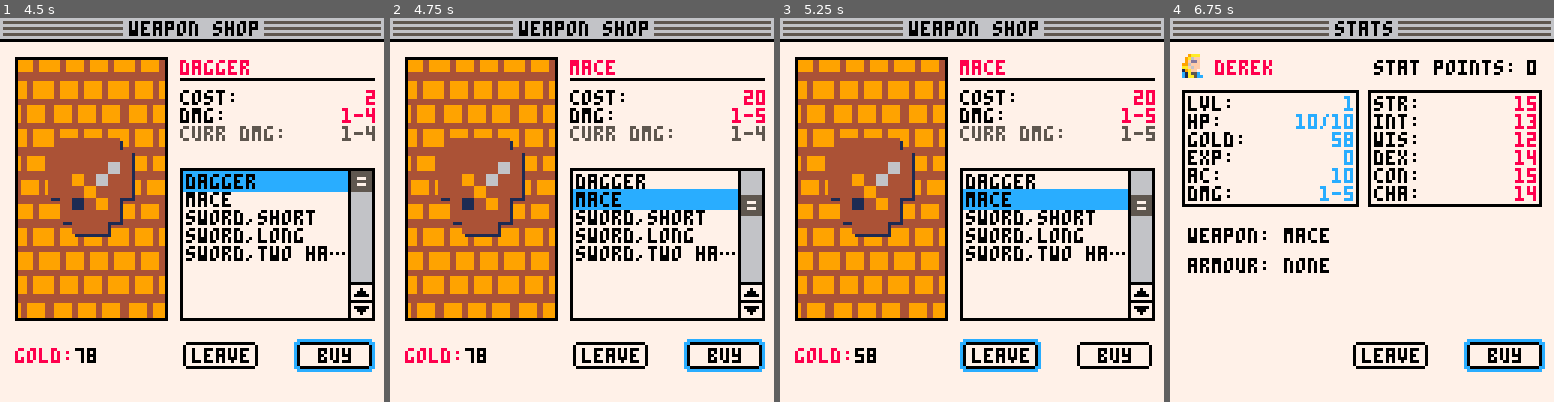
Above: before the commit, frames 1-4 (left to right).
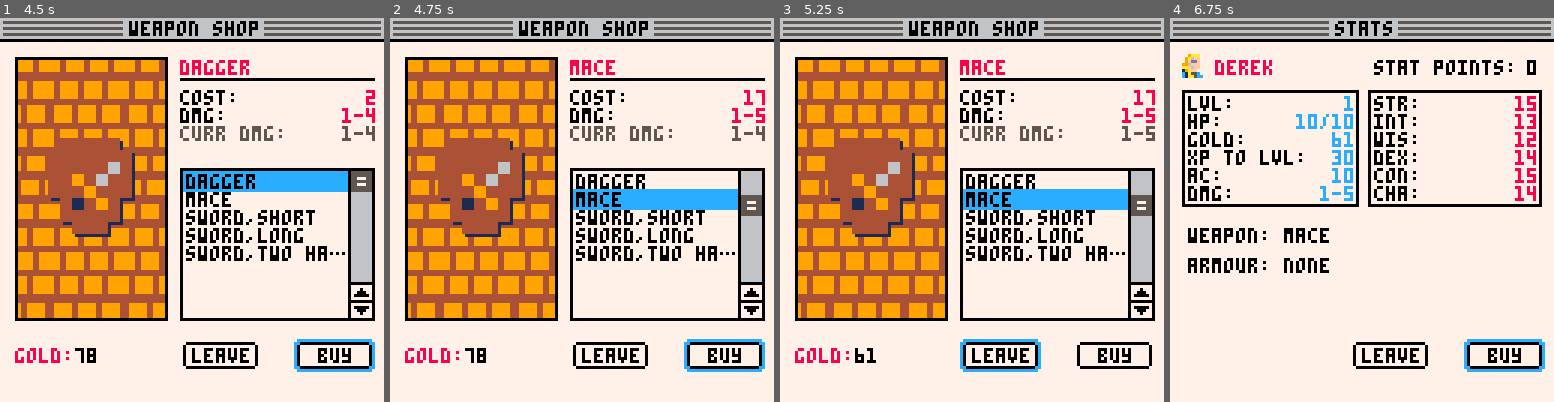
Above: after the commit, the same moments.

Repository: jessekremer/siege-of-darkwood
Game: PICO-8 cartridge siege_of_darkwood.p8
Two runs of this game, one before a commit and one after it. Both use one fixed random seed, a clock stepped at 60 frames per second and the inputs below.
Inputs:
- Up to frame 1 (4.5 s): tap O (Z key) at 0.33, 0.7, 1.43, 2.22, 3.1, 3.98 s; tap X (X key) at 1.07, 2.07, 2.4, 2.73, 3.07, 3.4, 3.73, 4.07, 4.4 s; hold Left 1.97-2.37 s; hold Down 2.42-2.82 s; hold Right 2.87-3.53 s; hold Up 3.58-4.08 s; hold Right from 4.13 s (still down)
- Up to frame 2 (4.75 s): release Right at 4.53 s; hold Down from 4.58 s (still down); tap X (X key) at 4.73 s
- Up to frame 3 (5.25 s): tap O (Z key) at 4.87 s; tap X (X key) at 5.07 s; release Down at 5.08 s; hold Left from 5.13 s (still down)
- Up to frame 4 (6.75 s): tap X (X key) every 0.33 s from 5.4 to 6.73 s; tap O (Z key) at 5.75, 6.63 s; release Left at 5.8 s; hold Up 5.85-6.18 s; hold Left 6.23-6.63 s; hold Down from 6.68 s (still down)

Frame 1 is identical in both runs. In frame 2, less than 0.1% of the frame differs, in the area x 92-97%, y 18-23%; in frame 3, 0.1%; in frame 4, 0.5%, in the area x 4-48%, y 29-39%.

Commit message:
Reworked bonus function to save tokens. Added xp and shop discounts based on wisdom and charisma bonuses. Replaced scroll bar arrows with sprites.

Diff:
--- a/siege_of_darkwood.p8
+++ b/siege_of_darkwood.p8
@@ -34,7 +34,7 @@
 		bs="c"
 		}
 	reset_plyr=plyr
-	save_plyr=plyr
+	save_plyr={}
 	save_fmap={}
 	save_wave=1
 
@@ -42,6 +42,8 @@
 	wave=1
 	wave_reset=true
 	wave_adv=false
+
+	lvl_up={0,30,60,180,380,750,900,1100,1400,1600,2100,1500,2000,2000,2500,3000,3000,4000,4000,5000,9999}
 
 	temple={
 		{desc="cure light wounds",gold=2,val="4",stat="hp"},
@@ -276,7 +278,8 @@
 			print(list[l].desc,60,14,8)
 			--stats
 			print("cost:",60,24,0)
-			print(list[l].gold,126-#tostr(list[l].gold)*4,24,8)
+			g=ceil(list[l].gold*(1-bonus(plyr.cha)/10))
+			print(g,126-#tostr(g)*4,24,8)
 			print(list[l].stat..":",60,30,0)
 			print(list[l].val,126-#list[l].val*4,30,8)
 			print("curr "..list[l].stat..":",60,36,5)
@@ -299,20 +302,7 @@
 	p=list_pos+list_start-1
 
 	--scroll icon
-	--spr(18,117,55+36*((p-2)/#list))
 	scroll_bar(117,51,40)
-	--scroll arrows
-	--up
-	line(118,92,120,90,0)
-	line(122,92,120,90,0)
-	line(118,92,122,92,0)
-	pset(120,91,0)
-
-	--down
-	line(118,96,120,98,0)
-	line(122,96,120,98,0)
-	line(118,96,122,96,0)
-	pset(120,97,0)
 
 	--line under title
 	line(60,20,124,20,0)
@@ -333,7 +323,8 @@
 	if (but_pos==2) then
 		button(101,110,"buy",true)
 		v=list[p].val
-		if (select and plyr.gold-list[p].gold>=0 and plyr.dmg != v) then
+		lg=ceil(list[p].gold*(1-bonus(plyr.cha)/10))
+		if (select and plyr.gold-lg>=0 and plyr.dmg != v) then
 			if (title=="weapon shop") then
 				plyr.dmg=v
 				plyr.d=tonum(sub(v,3))
@@ -367,7 +358,7 @@
 					plyr.curr_hp=plyr.hp
 				end
 			end
-			plyr.gold-=list[p].gold
+			plyr.gold-=lg
 		end
 	else
 		button(101,110,"buy",false)
@@ -412,6 +403,13 @@
 	if(scy>y+h-10) scy=y+h-10
 	--if(list_pos+list_start==list_limit) scy=y+h-10
 	spr(18,x,scy)
+
+    palt(0,false)
+    palt(14,true)
+	spr(43,x+1,y+h-1)
+	spr(44,x+1,y+h+5)
+	palt(0,true)
+    palt(14,false)
 end
 
 -->8
@@ -506,6 +504,21 @@
 	spr(s,x,y)
 end
 
+function deepcopy(orig)
+    local orig_type = type(orig)
+    local copy
+    if orig_type == 'table' then
+        copy = {}
+        for orig_key, orig_value in next, orig, nil do
+            copy[deepcopy(orig_key)] = deepcopy(orig_value)
+        end
+        setmetatable(copy, deepcopy(getmetatable(orig)))
+    else -- number, string, boolean, etc
+        copy = orig
+    end
+    return copy
+end
+
 -->8
 --field
 function field()
@@ -572,9 +585,11 @@
 end
 
 function field_active()
+	pal(10,9)
+	sspr(106,16,16,16,spc*(field_pos-1)+2,7)
+	pal()
 	rect(3,24,124,113,10)
 	--rect(spc*(field_pos-1)+1,8,spc*(field_pos-1)+14,21,0)
-	--sspr( 106, 16, 16, 16, spc*(field_pos-1)+1,8)
 	f=fmap[plyr.x][plyr.y]
 	if (f.type=="e") then
 		fx=#f.mobs/2-0.5
@@ -595,15 +610,16 @@
 function control_field()
 	select=false
 	if(btnp(⬆️)) fmenu=true
-	if(btnp(⬅️) and field_pos>0) field_pos-=1
-	if(btnp(⬅️) and field_pos<1) field_pos=8
-	if(btnp(➡️) and field_pos<9) field_pos+=1
-	if(btnp(➡️) and field_pos==9) field_pos=1
+	if(btnp(⬅️) and field_pos>0) field_pos-=1 sfx(1)
+	if(btnp(⬅️) and field_pos<1) field_pos=8 sfx(1)
+	if(btnp(➡️) and field_pos<9) field_pos+=1 sfx(1)
+	if(btnp(➡️) and field_pos==9) field_pos=1 sfx(1)
 	if(btnp(🅾️)) then
 		shop=field_pos
 		gamestate=3
 		field_x=60
 		field_y=81
+		sfx(3)
 	end
 	if(btnp(❎)) then
 		wave_adv=true
@@ -669,21 +685,25 @@
 			fmenu=false
 			fpos=1
 		end
-		if(btnp(⬆️) and fpos>1) fpos-=1
-		if(btnp(⬇️) and fpos<#o) fpos+=1
+		if(btnp(⬆️) and fpos>1) fpos-=1 sfx(0)
+		if(btnp(⬇️) and fpos<#o) fpos+=1 sfx(0)
 	elseif(blist) then
 		if(btnp(⬆️)) then
 				if (list_pos>list_min) then
 					list_pos-=1
+					sfx(2)
 				end
 		elseif(btnp(⬇️)) then
 				if (list_pos+list_start-1<list_limit) then
 					list_pos+=1
+					sfx(2)
 				end
 		elseif(btnp(⬅️) and bpos > 1) then
 			but_pos-=1
+			sfx(1)
 		elseif (btnp(➡️) and but_pos < 2) then
 			but_pos+=1
+			sfx(1)
 		end
 		if(btnp(❎) or (btnp(🅾️) and but_pos==1)) then
 			blist=false
@@ -718,7 +738,7 @@
 				del(plyr.potions,plyr.potions[lp])
 				if(log) add_log(msg)
 				enemy_attack()
-			elseif(bltype=="magic") then
+			elseif(bltype=="magic" and #plyr.magic>0) then
 				r=ceil(rnd(#e))
 				use_magic=plyr.magic[lp].desc
 				bmenu=false
@@ -732,9 +752,9 @@
 		elseif(btnp(⬅️) and bpos > 1) then
 			bpos-=1
 		elseif (btnp(⬅️)) then
-			bpos=5
-		end
-		if(btnp(➡️) and bpos < 5) then
+			bpos=4
+		end
+		if(btnp(➡️) and bpos < 4) then
 			bpos+=1
 		elseif (btnp(➡️)) then
 			bpos=1
@@ -803,8 +823,9 @@
 	print(plyr.curr_hp.."/"..plyr.hp,sx2-(4*(#tostr(plyr.hp)+#tostr(plyr.curr_hp)+1)),32,12)
 	print("gold:",6,38,0)
 	print(plyr.gold,sx2-num_size(plyr.gold),38,12)
-	print("exp:",6,44,0)
-	print(plyr.exp,sx2-num_size(plyr.exp),44,12)
+	print("xp to lvl:",6,44,0)
+	nxp=lvl_up[plyr.lvl+1]-plyr.exp
+	print(nxp,sx2-num_size(nxp),44,12)
 	print("ac:",6,50,0)
 	print(plyr.ac,sx2-num_size(plyr.ac),50,12)
 	print("dmg:",6,56,0)
@@ -897,7 +918,7 @@
 end
 
 function wave_advance()
-	nmap=fmap
+	nmap=deepcopy(fmap)
 	for x=15,1,-1 do
 		for y=11,1,-1 do
 			if (fmap[x][y].type=="e") then
@@ -918,7 +939,7 @@
 		end
 	end
 
-	fmap=nmap
+	fmap=deepcopy(nmap)
 
 	for x=1,15 do
 		for y=1,11 do
@@ -944,7 +965,7 @@
 		end
 	end
 
-	fmap=nmap
+	fmap=deepcopy(nmap)
 	wave_adv=false
 end
 
@@ -988,10 +1009,10 @@
 	mx=61
 	my=7
 --	spc=28
-	spc=13
+	spc=17
 	dead=0
 
-	for m=0,4 do
+	for m=0,3 do
 		spr(37,mx+spc*m,my+0)
 		spr(38,mx+spc*m+8,my+0)
 		spr(53,mx+spc*m,my+8)
@@ -1070,7 +1091,7 @@
 		if(enemy[i].curr_hp>0) spr(enemy[i].spr+16,(i)*bp,by+30)
 	end
 
-	if(plyr.curr_hp<=0) plyr.dead=true
+	if(plyr.curr_hp<=0) plyr.dead=true plyr.x=8 plyr.y=8
 	--reset battle after victory
 	if(dead==#enemy and gamestate==4) then
 		gamestate=5
@@ -1084,7 +1105,7 @@
 		for i=1,#enemy do
 			plyr.exp+=enemy[i].exp
 			plyr.gold+=enemy[i].gold
-			xp+=enemy[i].exp
+			xp+=ceil(enemy[i].exp*(1+bonus(plyr.wis)/10))
 			gold+=enemy[i].gold
 		end
 		tlog="enemies drop "..tostr(gold).." gp and "..tostr(xp).." experience. "
@@ -1118,19 +1139,7 @@
 	rectfill(102,28,108,82,6)
 
 	--scroll icon
-	scroll_bar(102,28,55)
-	--scroll arrows
-	--up
-	line(103,87,105,85,0)
-	line(107,87,105,85,0)
-	line(103,87,107,87,0)
-	pset(105,86,0)
-
-	--down
-	line(103,91,105,93,0)
-	line(107,91,105,93,0)
-	line(103,91,107,91,0)
-	pset(105,92,0)
+	scroll_bar(102,28,58)
 
 
 	list_move(list_pos,11,items)
@@ -1276,11 +1285,14 @@
    end
 end
 
-function bonus(stat)
+function bonus(stat)--**
 	b=0
 	comp=1
 	for i=-5,10 do
-		if(stat<=comp) b=i
+		if(stat<=comp) then
+			b=i
+			break
+		end
 		comp+=2
 	end
 	if(stat>comp) b=10
@@ -1309,7 +1321,7 @@
 	if(xp>=4000 and lvl<18) lvl=18 xp-=4000
 	if(xp>=4000 and lvl<19) lvl=19 xp-=4000
 	if(xp>=5000 and lvl<20) lvl=20 xp-=5000]]--
-	lvl_up={0,30,60,180,380,750,900,1100,1400,1600,2100,1500,2000,2000,2500,3000,3000,4000,4000,5000}
+
 	for i=1,20 do
 		if(lvl<i and xp>=lvl_up[i]) then
 			lvl=i
@@ -1327,225 +1339,114 @@
 
 function spawn_enemy(type)
 	tbl={}
-	if (type=="kobold") then
-		hp=droll(2,6)-2
-		tbl={hp=hp,
-			curr_hp=hp,
-			str=7,
-			dex=15,
-			con=9,
-			int=8,
-			wis=7,
-			cha=8,
-			weapon="dagger",
+	--[[if (type=="goblin") then
+		tbl={
+			spr=192,
+			type=type,
 			d=4,--1d6
-			--ac=15,
-			ac=12,
-			type=type,
-			spr=192,
+			cr=0.125,ac=12,hp=5,str=7,dex=15,con=9,int=8,wis=7,cha=8,curr_hp=5,
 			exp=3,
 			gold=5,
-			init=0,
-			cr=0
+			init=0
 			}
-	end
+	end]]--
 	if (type=="goblin") then
-		hp=droll(2,6)
-		tbl={hp=hp,
-			curr_hp=hp,
-			str=8,
-			dex=14,
-			con=10,
-			int=10,
-			wis=8,
-			cha=8,
-			weapon="scimitar",
-			d=6,--1d6
-			armour="leather",
-			--ac=15,
-			ac=10,
+		tbl={
+			spr=192,
 			type=type,
-			spr=192,
-			exp=5,
+			d=4,--1d6
+			cr=0.25,ac=15,hp=7,str=8,dex=14,con=10,int=10,wis=8,cha=8,curr_hp=7,
+			exp=6,
 			gold=10,
-			init=0,
-			cr=0
+			init=0
 			}
 	end
-	if (type=="orc") then
-		hp=droll(2,8)+6
-		tbl={hp=hp,
-			curr_hp=hp,
-			str=16,
-			dex=12,
-			con=16,
-			int=7,
-			wis=11,
-			cha=10,
-			weapon="greataxe",
-			d=12,--1d12
-			armour="hide",
-			ac=10,
+	if (type=="hobgoblin") then
+		tbl={
+			spr=195,
 			type=type,
-			spr=193,
+			d=6,--1d10+1
+			cr=0.5,ac=18,hp=11,str=13,dex=12,con=12,int=10,wis=10,cha=9,curr_hp=11,
 			exp=10,
 			gold=20,
-			init=0,
-			cr=0
+			init=0
 			}
 	end
+	if (type=="orc") then
+		tbl={
+			spr=193,
+			type=type,
+			d=6,--1d12
+			cr=0.5,ac=13,hp=15,str=16,dex=12,con=16,int=7,wis=11,cha=10,curr_hp=15,
+			exp=10,
+			gold=20,
+			init=0
+			}
+	end
 	if (type=="knight") then
-		hp=droll(8,8)+16
-		tbl={hp=hp,
-			curr_hp=hp,
-			str=16,
-			dex=11,
-			con=14,
-			int=11,
-			wis=11,
-			cha=15,
-			weapon="sword, great",
+		tbl={
+			spr=194,
+			type=type,
 			d=6,--2d6
-			armour="plate",
-			ac=18,
-			type=type,
-			spr=194,
+			cr=3,ac=18,hp=52,str=16,dex=11,con=14,int=11,wis=11,cha=15,curr_hp=52,
 			exp=70,
 			gold=100,
-			init=0,
-			cr=0
+			init=0
 			}
 	end
-	if (type=="hobgoblin") then
-		hp=droll(2,8)+2
-		tbl={hp=hp,
-			curr_hp=hp,
-			str=13,
-			dex=12,
-			con=12,
-			int=10,
-			wis=10,
-			cha=9,
-			weapon="longsword",
-			d=10,--1d10+1
-			armour="chain mail",
-			ac=18,
+	if (type=="ogre") then
+		tbl={
+			spr=196,
 			type=type,
-			spr=195,
-			exp=10,
-			gold=20,
-			init=0,
-			cr=0.5
-			}
-	end
-	if (type=="ogre") then
-		hp=droll(7,10)+21
-		tbl={hp=hp,
-			curr_hp=hp,
-			str=19,
-			dex=8,
-			con=16,
-			int=5,
-			wis=7,
-			cha=7,
-			weapon="great club",
 			d=16,--2d8+4
-			armour="hide armour",
-			ac=11,
-			type=type,
-			spr=196,
+			cr=2,ac=11,hp=59,str=19,dex=8,con=16,int=5,wis=7,cha=7,curr_hp=59,
 			exp=45,
 			gold=90,
-			init=0,
-			cr=2
+			init=0
 			}
 	end
 	if (type=="guard captain") then
-		hp=droll(7,8)+14
-		tbl={hp=hp,
-			curr_hp=hp,
-			str=13,
-			dex=12,
-			con=12,
-			int=10,
-			wis=10,
-			cha=9,
-			weapon="longsword",
+		tbl={
+			spr=197,
+			type=type,
 			d=20,--2d10+2 two handed
-			armour="chain mail",
-			ac=17,
-			type=type,
-			spr=197,
+			cr=2,ac=15,hp=65,str=15,dex=16,con=14,int=14,wis=11,cha=14,curr_hp=65,
 			exp=20,
 			gold=40,
-			init=0,
-			cr=1
+			init=0
 			}
 	end
 	if (type=="hill giant") then
-		hp=droll(10,12)+40
-		tbl={hp=hp,
-			curr_hp=hp,
-			str=21,
-			dex=8,
-			con=19,
-			int=5,
-			wis=9,
-			cha=6,
-			weapon="great club",
+		tbl={
+			spr=198,
+			type=type,
 			d=48,--2x 3d8+5
-			armour="natural armour",
-			ac=13,
-			type=type,
-			spr=198,
+			cr=5,ac=13,hp=105,str=21,dex=8,con=19,int=5,wis=9,cha=6,curr_hp=105,
 			exp=180,
 			gold=200,
-			init=0,
-			cr=5
+			init=0
 			}
 	end
 	if (type=="minotaur") then
-		hp=droll(9,10)+27
-		tbl={hp=hp,
-			curr_hp=hp,
-			str=18,
-			dex=11,
-			con=16,
-			int=6,
-			wis=16,
-			cha=9,
-			weapon="great axe",
+		tbl={
+			spr=199,
+			type=type,
 			d=28,--2d12+4
-			armour="natural armour",
-			ac=14,
-			type=type,
-			spr=199,
+			cr=3,ac=14,hp=76,str=18,dex=11,con=16,int=6,wis=16,cha=9,curr_hp=76,
 			exp=70,
 			gold=160,
-			init=0,
-			cr=3
+			init=0
 			}
 	end
 	if (type=="stone giant") then
-		hp=droll(10,12)+40
-		tbl={hp=hp,
-			curr_hp=hp,
-			str=23,
-			dex=15,
-			con=5,
-			int=10,
-			wis=12,
-			cha=9,
-			weapon="great club",
+		tbl={
+			spr=200,
+			type=type,
 			d=48,--2x 3d8+6
-			armour="natural armour",
-			ac=17,
-			type=type,
-			spr=200,
+			cr=7,ac=17,hp=126,str=23,dex=15,con=20,int=10,wis=12,cha=9,curr_hp=126,
 			exp=290,
 			gold=280,
-			init=0,
-			cr=7
+			init=0
 			}
 	end
 
@@ -1613,16 +1514,22 @@
 end
 
 function save()
-	save_plyr=plyr
-	save_fmap=fmap
+	save_plyr=deepcopy(plyr)
+	save_fmap=deepcopy(fmap)
 	save_wave=wave
+	rectfill(0,0,127,127,11)
 end
 
 function load()
-	plyr=save_plyr
-	fmap=save_fmap
-	namp=save_fmap
+	--plyr=save_plyr
+	plyr=deepcopy(save_plyr)
+	fmap=deepcopy(save_fmap)
+	nmap=deepcopy(save_fmap)
 	wave=save_wave
+	if(gamestate>0) then
+		plyr.x=8
+		plyr.y=8
+	end
 	gamestate=1
 	bpos=1
 end
Not shown, changed: 32 lines of the sprite sheet (__gfx__) section of siege_of_darkwood.p8
Not shown, changed: the sound effects (__sfx__) section of siege_of_darkwood.p8
